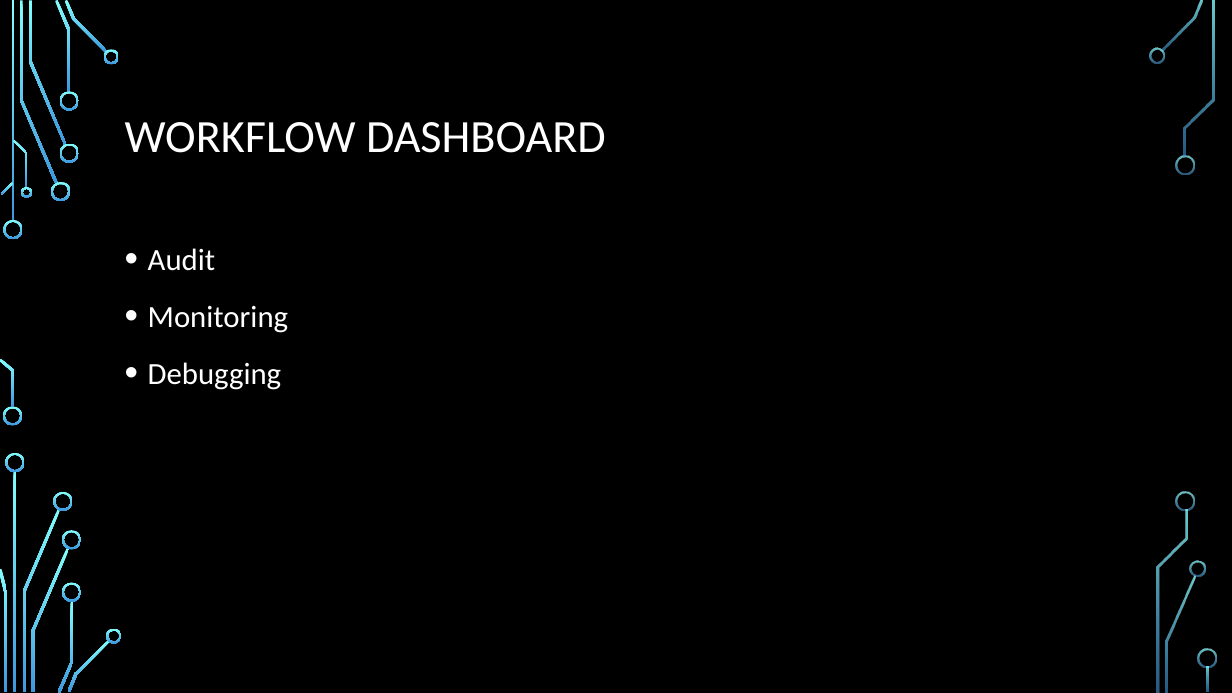
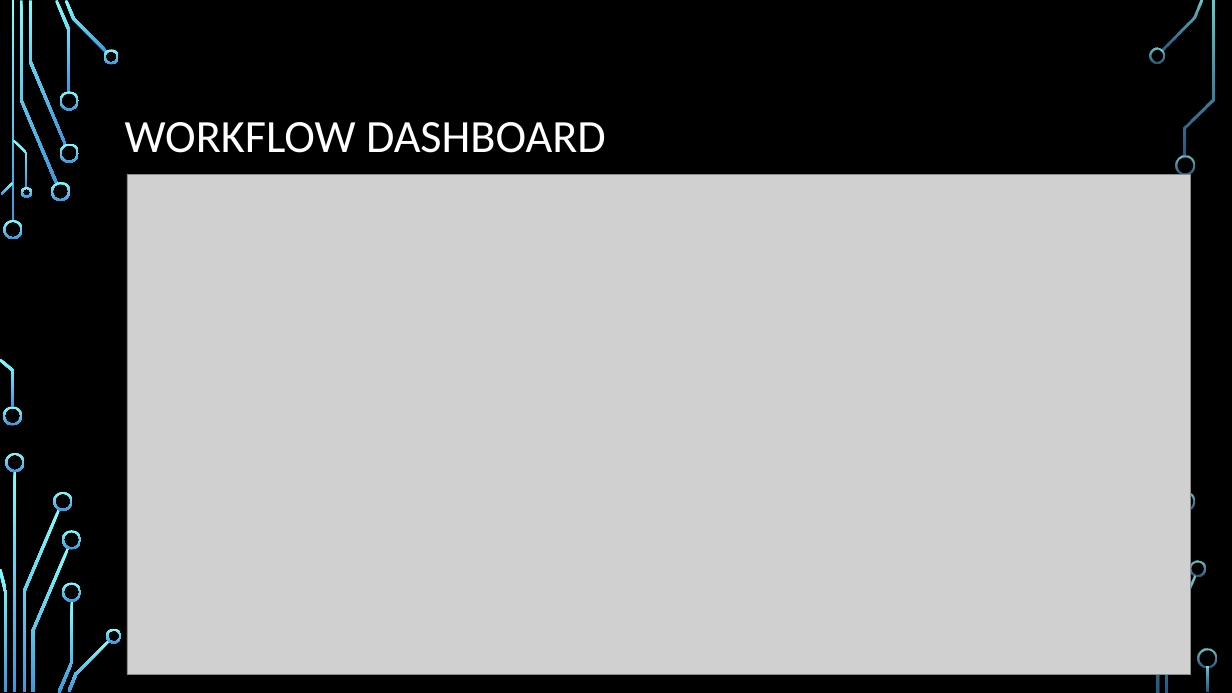
Before and after one commit to guerinsylvain/poc-state-machine-elsa, a slide deck: slide 5 of doc/demo.pptx (slide 4 before the commit). Drawn at 1232x693 pixels with LibreOffice and Linux fonts; fonts in the diff are those of the drawing; grey boxes stand for pictures; background and template pictures are left out. Boxes give left, top, right and bottom in pixels: in the first picture for what was removed or moved away, otherwise in the second. Text is boxed around its words. In the diff, an @@ line names an element or a change of style, - is before the commit and + after.

Commit message:
presentation updated

```diff
--- a/doc/demo.pptx
+++ b/doc/demo.pptx
@@ picture added at (127,175,1190,675) @@
@@ text removed at (148,248,288,390) @@
-• Audit
-• Monitoring
-• Debugging
```
Also in this commit, not shown: 2 other slides changed, 4 slides added, 1 slide removed.
